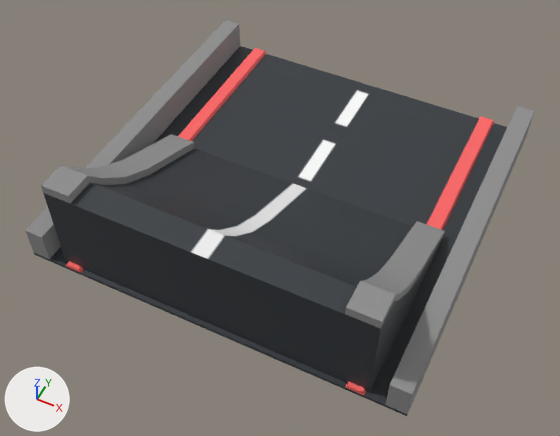
Two versions of the glTF model models/standard-map/kartkids_base_trk_500_jmp_03_long_midstart_to_edge_1x1.gltf, one commit apart.
One viewpoint serves both versions: a camera (50 mm lens) standing at (6.13, -13.34, 15.3) and looking at (0.12, -1.34, 0.29). Every picture has the same lights, and +X, +Y and +Z are marked at lower left. The older version comes first. Vertices at exactly the same position are counted once.

Script lines for the objects in view, before the commit:
```python
me_cube_067 = bpy.data.meshes.new('Cube.067')
me_cube_067.from_pydata(...)  # 16 vertices, 24 faces; spans x -5.0..5.0, y -5.0..5.0, z 0.09..0.94
me_cube_067.materials.append(mat_concrete_006)  # grey #909090
me_cube_068 = bpy.data.meshes.new('Cube.068')
me_cube_068.from_pydata(...)  # 28 vertices, 48 faces; spans x -5.0..5.0, y -5.0..5.0, z 0.0..0.19
# faces by material slot: [28, 20]
me_cube_068.materials.append(mat_asphalt)
me_cube_068.materials.append(mat_rubber_006)  # red #ff6a6a
me_kartkids_base_trk_500_jmp_03_long_midstart_to_edge_1x1_001 = bpy.data.meshes.new('kartkids_base_trk_500_jmp_03_long_midstart_to_edge_1x1.001')
me_kartkids_base_trk_500_jmp_03_long_midstart_to_edge_1x1_001.from_pydata(...)  # 64 vertices, 118 faces; spans x -4.09..4.09, y -4.88..0.12, z 0.09..2.82
# faces by material slot: [50, 68]
me_kartkids_base_trk_500_jmp_03_long_midstart_to_edge_1x1_001.materials.append(mat_asphalt)
me_kartkids_base_trk_500_jmp_03_long_midstart_to_edge_1x1_001.materials.append(mat_concrete)  # grey #909090
ob_kartkids_base_trk_500_jmp_03_long_midstart_to_edge_1x1 = bpy.data.objects.new('kartkids_base_trk_500_jmp_03_long_midstart_to_edge_1x1', me_kartkids_base_trk_500_jmp_03_long_midstart_to_edge_1x1_001)
ob_kartkids_base_trk_500_jmp_03_long_midstart_to_edge_1x1.location = (0.0, 0.0, 0.0)
ob_kartkids_base_trk_500_jmp_03_long_midstart_to_edge_1x1_001 = bpy.data.objects.new('kartkids_base_trk_500_jmp_03_long_midstart_to_edge_1x1.001', me_cube_067)
ob_kartkids_base_trk_500_jmp_03_long_midstart_to_edge_1x1_001.location = (0.0, 0.0, 0.0)
ob_kartkids_base_trk_500_jmp_03_long_midstart_to_edge_1x1_002 = bpy.data.objects.new('kartkids_base_trk_500_jmp_03_long_midstart_to_edge_1x1.002', me_cube_068)
ob_kartkids_base_trk_500_jmp_03_long_midstart_to_edge_1x1_002.location = (0.0, 0.0, 0.0)
```
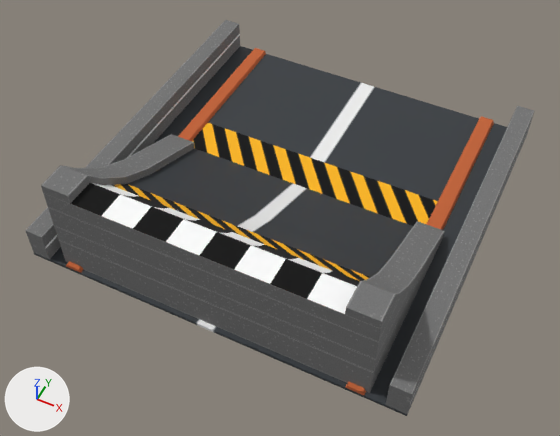
Location of each change, (x1, y1, x2, y2) in pixels of the pictures (560 x 436 px):
'kartkids_base_trk_500_jmp_03_long_midstart_to_edge_1x1.001', recoloured: (25, 20, 534, 414) in both
part 1 of me_kartkids_base_trk_500_jmp_03_long_midstart_to_edge_1x1_001, recoloured: (43, 183, 443, 393) in both
part 2 of me_kartkids_base_trk_500_jmp_03_long_midstart_to_edge_1x1_001, recoloured: (41, 134, 445, 329) in both
part 3 of me_cube_068, reshaped: (50, 46, 526, 415) in both
part 4 of me_cube_068, recoloured: (66, 48, 494, 395) in both

The change, as a diff of the scene's bpy script:
```diff
--- a/models/standard-map/kartkids_base_trk_500_jmp_03_long_midstart_to_edge_1x1.gltf.py
+++ b/models/standard-map/kartkids_base_trk_500_jmp_03_long_midstart_to_edge_1x1.gltf.py
@@ img_trim_emissive @@
+img_trim_emissive = load_image('TRIM_Emissive', 'textures/TRIM_Emissive.png', 4096, 4096, 'sRGB')
@@ img_trim_basecolor @@
+img_trim_basecolor = load_image('TRIM_BaseColor', 'textures/TRIM_BaseColor.png', 4096, 4096, 'sRGB')
@@ img_trim_occlusionroughnessmetallic_trim_occlusionroughnessmetallic_png @@
+img_trim_occlusionroughnessmetallic_trim_occlusionroughnessmetallic_png = load_image('TRIM_OcclusionRoughnessMetallic-TRIM_OcclusionRoughnessMetallic.png', 'textures/TRIM_OcclusionRoughnessMetallic-TRIM_OcclusionRoughnessMetallic.png.png', 4096, 4096, 'Non-Color')
@@ mat_rubber @@
+mat_rubber = bpy.data.materials.new('rubber')
+# uses the picture img_trim_basecolor
+# uses the picture img_trim_emissive
+# uses the picture img_trim_occlusionroughnessmetallic_trim_occlusionroughnessmetallic_png
@@ me_kartkids_base_trk_500_jmp_03_long_midstart_to_edge_1x1_001 @@
 me_kartkids_base_trk_500_jmp_03_long_midstart_to_edge_1x1_001.from_pydata(...)  # 64 vertices, 118 faces; spans x -4.09..4.09, y -4.88..0.12, z 0.09..2.82
 # used by ob_kartkids_base_trk_500_jmp_03_long_midstart_to_edge_1x1; location = (0.0, 0.0, 0.0)
+# me_kartkids_base_trk_500_jmp_03_long_midstart_to_edge_1x1_001 part 1: 46 faces spanning x -4.09..4.09, y -4.88..0.12, z 0.09..2.59 switch from mat_asphalt to mat_rubber
+# me_kartkids_base_trk_500_jmp_03_long_midstart_to_edge_1x1_001 part 2: 68 faces spanning x -4.09..4.09, y -4.88..0.12, z 0.09..2.82 switch from mat_concrete (grey #909090) to mat_rubber
@@ me_cube_067 @@
 me_cube_067.from_pydata(...)  # 16 vertices, 24 faces; spans x -5.0..5.0, y -5.0..5.0, z 0.09..0.94
-me_cube_067.materials.append(mat_concrete_006)  # grey #909090
+me_cube_067.materials.append(mat_rubber)
@@ me_cube_068 @@
 # used by ob_kartkids_base_trk_500_jmp_03_long_midstart_to_edge_1x1_002; location = (0.0, 0.0, 0.0)
-me_cube_068.from_pydata(...)  # 28 vertices, 48 faces; spans x -5.0..5.0, y -5.0..5.0, z 0.0..0.19
+me_cube_068.from_pydata(...)  # 44 vertices, 80 faces; spans x -5.0..5.0, y -5.0..5.0, z 0.0..0.19
+# me_cube_068 part 3
+# 16 faces are deleted
+# 8 new vertices lie (0.0, 5.0, 0.0) away from vertices in x -5.0..5.0, y -5.0, z 0.0..0.09
+# 8 new vertices lie (0.0, -3.75, 0.0) away from vertices in x -5.0..5.0, y 5.0, z 0.0..0.09
+# 46 new faces join them, mat_asphalt
+# 2 new faces join them, mat_rubber
+# me_cube_068 part 4: 20 faces spanning x -4.0..4.0, y -5.0..5.0, z 0.09..0.19 switch from mat_rubber_006 (red #ff6a6a) to mat_rubber
 me_cube_068.materials.append(mat_asphalt)
```
